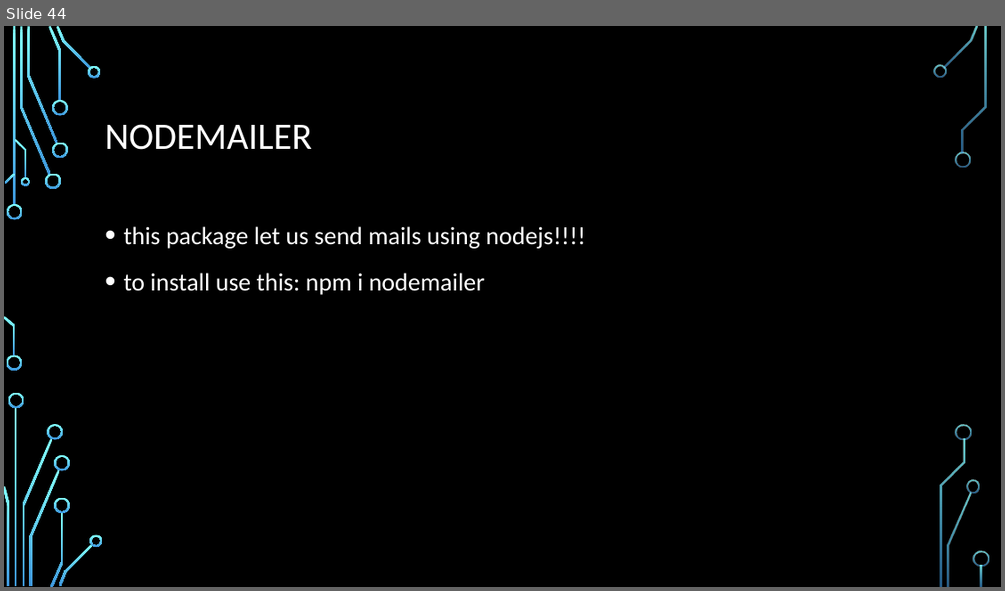
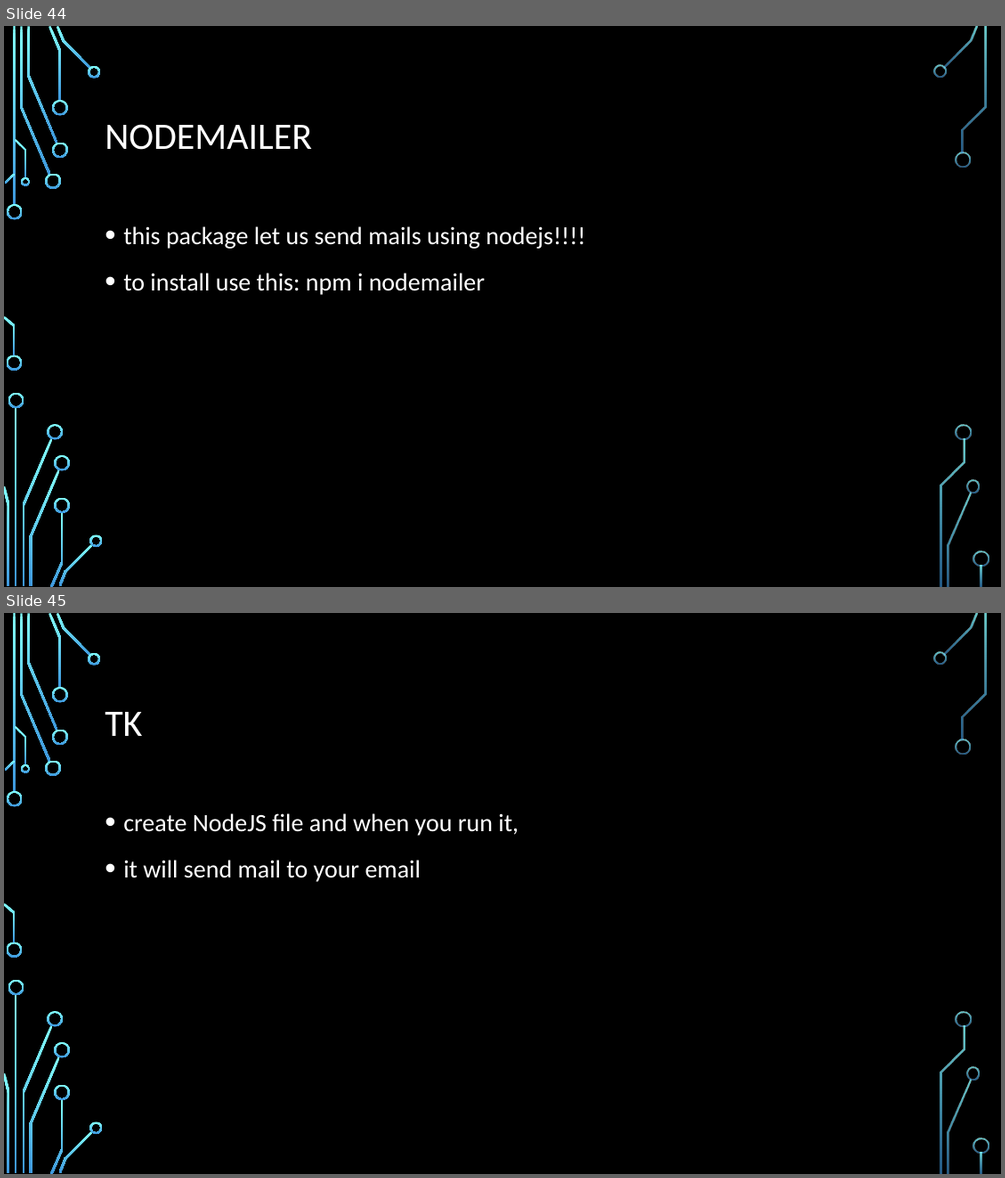
Before and after one commit to Rlss91/hu_morning_nodejs_W011121MR, a slide deck: docs/node js.pptx. Shown one above the other, each under a label of ours: slide 44 before the commit, slides 44 and 45 after it. The pictures are 1005x591 and 1005x1178 pixels, drawn with LibreOffice and Linux fonts; fonts in the diff are those of the drawing; background and template pictures are left out. Boxes give left, top, right and bottom in pixels: in the first picture for what was removed or moved away, otherwise in the second. Text is boxed around its words. In the diff, an @@ line names an element or a change of style, - is before the commit and + after.

```diff
--- a/docs/node js.pptx
+++ b/docs/node js.pptx
@@ slide 45 added at [4, 613, 1001, 1174], background picture (left out); not listed: 36 template elements that a slide beside it also shows @@
@@ title added at [105, 712, 142, 736], 36 pt, text #FFFFFF @@
+TK
@@ text added at [123, 813, 518, 882], 24 pt, text #FFFFFF @@
+• create NodeJS file and when you run it,
+• it will send mail to your email
```
Also in this commit, not shown: 1 other slide added, 3 other files.
